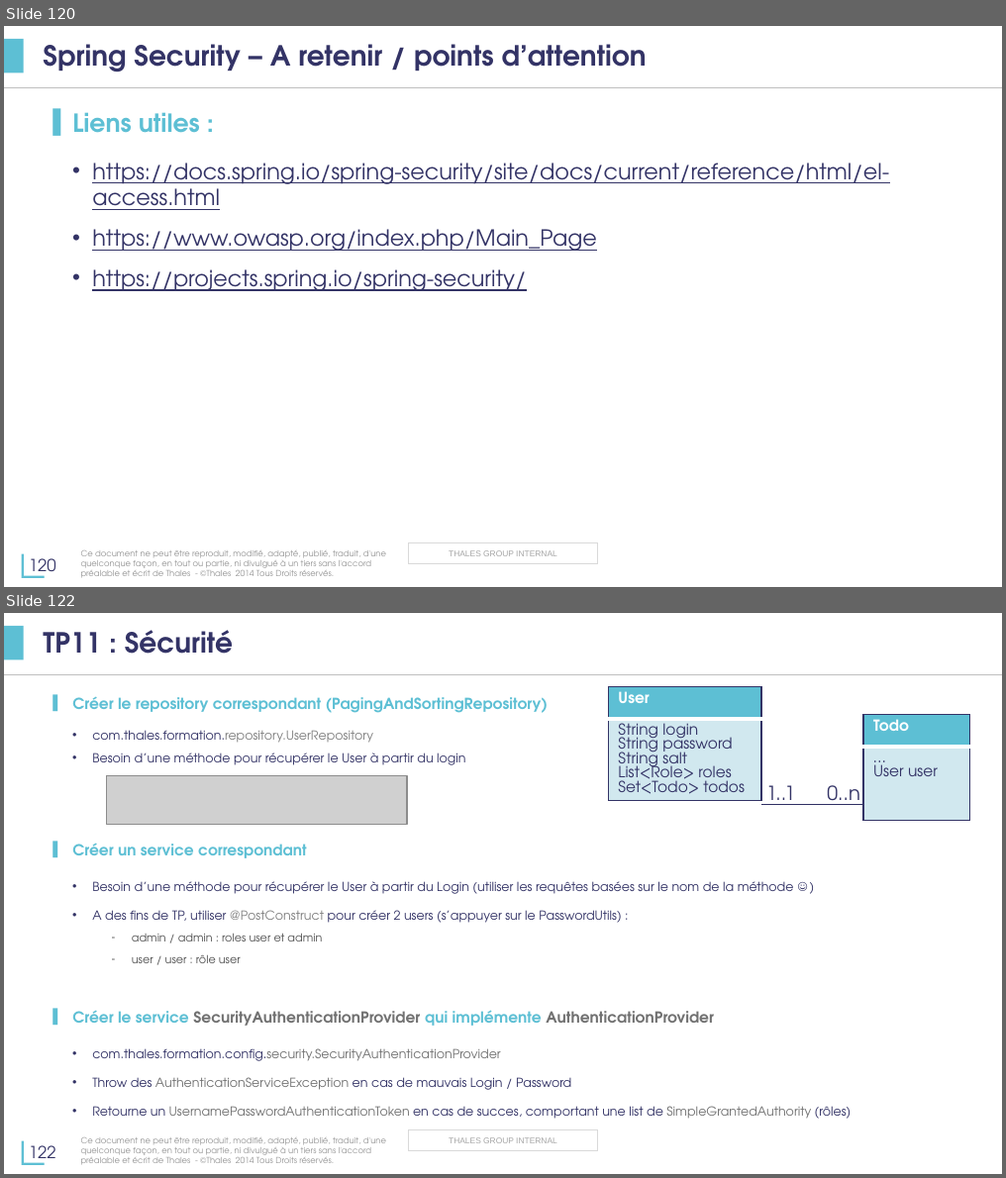
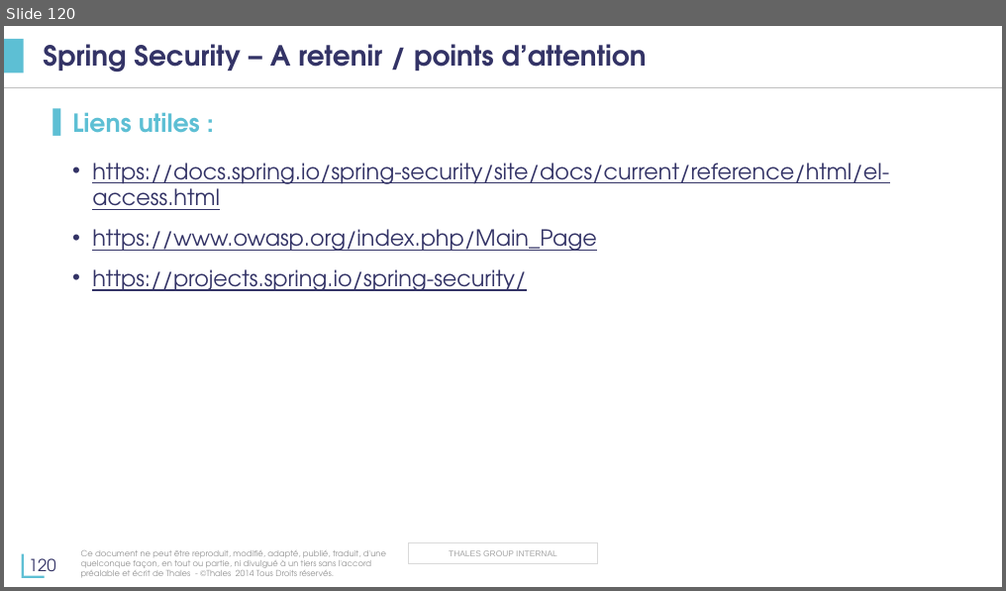
Before and after one commit to tsn-coding-dojo/java-spring-formation, a slide deck: présentation/Formation-Java.pptx. Shown one above the other, each under a label of ours: slides 120 and 122 before the commit, slide 120 after it; the slides between them are not shown. The pictures are 1006x1178 and 1006x591 pixels, drawn with LibreOffice and Linux fonts; fonts in the diff are those of the drawing; grey boxes stand for pictures; background and template pictures are left out. Boxes give left, top, right and bottom in pixels: in the first picture for what was removed or moved away, otherwise in the second. Text is boxed around its words. In the diff, an @@ line names an element or a change of style, - is before the commit and + after.

Commit message:
Simplify security TP by adding inMemoryAuthentication + easier CSRF config + add a Test for Spring security

```diff
--- a/présentation/Formation-Java.pptx
+++ b/présentation/Formation-Java.pptx
@@ slide 122 removed at [4, 613, 1002, 1174], background #FFFFFF; not listed: 6 template elements that a slide beside it also shows @@
@@ title removed at [43, 630, 233, 654] @@
-TP11 : Sécurité
@@ text removed at [72, 696, 851, 1119] @@
-▌ Créer le repository correspondant (PagingAndSortingRepository)
-  • com.thales.formation.repository.UserRepository
-  • Besoin d’une méthode pour récupérer le User à partir du login
-▌ Créer un service correspondant
-  • Besoin d’une méthode pour récupérer le User à partir du Login (utiliser les requêtes basées sur le nom de la méthode ☺)
-  • A des fins de TP, utiliser @PostConstruct pour créer 2 users (s’appuyer sur le PasswordUtils) :
-    – admin / admin : roles user et admin
-    – user / user : rôle user
-▌ Créer le service SecurityAuthenticationProvider qui implémente AuthenticationProvider
-  • com.thales.formation.config.security.SecurityAuthenticationProvider
-  • Throw des AuthenticationServiceException en cas de mauvais Login / Password
-  • Retourne un UsernamePasswordAuthenticationToken en cas de succes, comportant une list de SimpleGrantedAuthority (rôles)
@@ table removed at [609, 687, 761, 821], 2 rows, 1 columns @@
-User
-String login / String password / String salt / List<Role> roles / Set<Todo> todos
@@ table removed at [863, 715, 970, 821], 2 rows, 1 columns @@
-Todo
-… / User user
@@ picture removed at [106, 776, 406, 825] @@
@@ text removed at [766, 785, 795, 805] @@
-1..1
@@ text removed at [827, 785, 860, 805] @@
-0..n
@@ line removed from (862, 805) to (761, 805) @@
```
Also in this commit, not shown: 3 slides changed, 19 other files.
